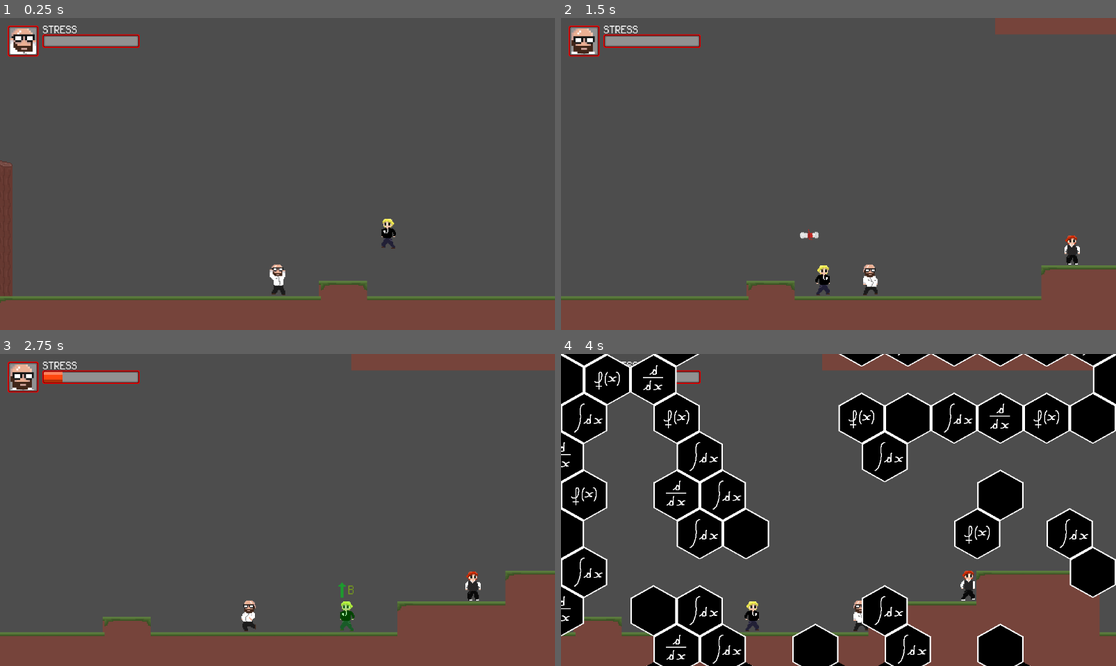
Above: before the commit, frames 1-4 (two rows, left to right).
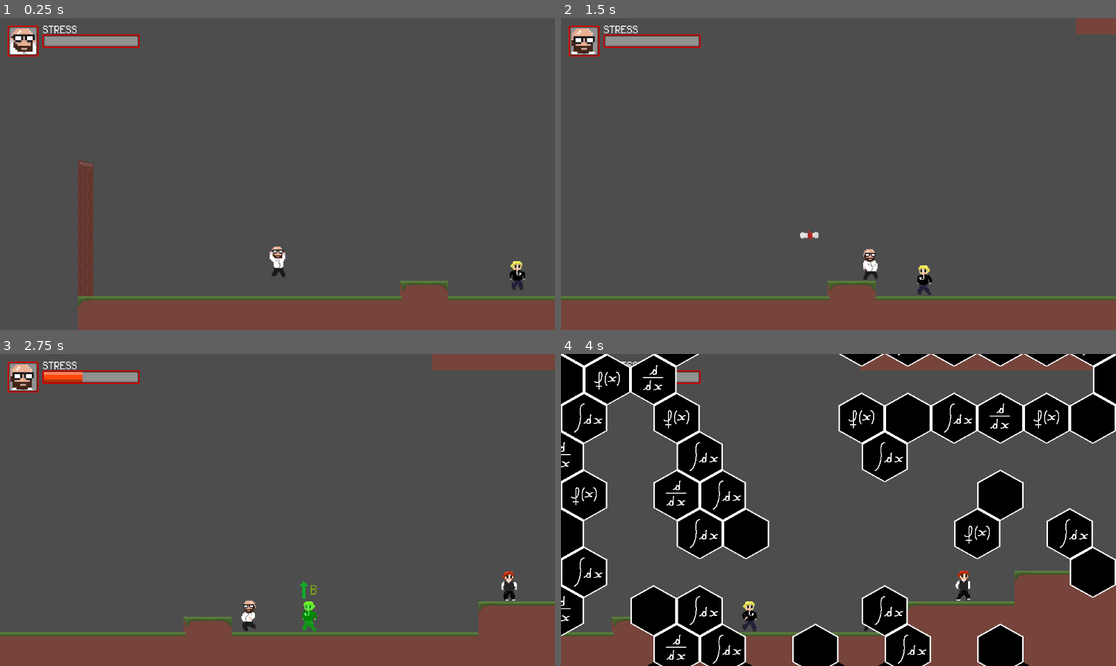
Above: after the commit, the same moments.

Repository: rddtz/training-gj
Game: Godot game, scene res://Scenes/main.tscn
Two runs of this game, one before a commit and one after it. Both use one fixed random seed, a clock stepped at 60 frames per second and the inputs below. This scene is started directly instead of the project's main scene. The engine's default icon, where the game draws it, is replaced by a stand-in: a white triangle on a blue panel in a dark square.
Inputs (mouse positions are in pixels of both pictures, inside the frame that each line leads up to):
- Up to frame 1 (0.25 s): no input
- Up to frame 2 (1.5 s): tap Enter (ui_accept) at 0.5 s; move the mouse to (960, 158) at 0.52 s; hold D (moveRight) from 0.53 s (still down); tap Space (jump) at 0.6, 0.77, 1.07 s; move the mouse to (727, 189) at 1.27 s; click (727, 189) at 1.35 s
- Up to frame 3 (2.75 s): tap Space (jump) at 1.52, 1.55, 1.82, 2.3 s; move the mouse to (333, 441) at 2.02 s; release D (moveRight) at 2.03 s; hold A (moveLeft) from 2.03 s (still down); hold U from 2.03 s (still down)
- Up to frame 4 (4 s): move the mouse to (810, 572) at 2.77 s; release A (moveLeft) at 2.78 s; release U at 2.78 s; hold D (moveRight) from 2.78 s (still down); tap J at 2.85 s; tap Space (jump) at 3.02, 3.05, 3.32, 3.6, 3.77 s; move the mouse to (1005, 556) at 3.52 s

The runs differ from the first frame. In frame 1, 5.4% of the frame differs, in the area x 0-95%, y 45-100%; in frame 2, 4.0%; in frame 3, 5.3%; in frame 4, 2.6%.

Commit message:
finalizações na lógica (salve rosa)

Diff:
--- a/Scenes/ataque.tscn
+++ b/Scenes/ataque.tscn
@@ -6,6 +6,45 @@
 
 [sub_resource type="RectangleShape2D" id="RectangleShape2D_wqwn6"]
 size = Vector2(20.5271, 8.86786)
+
+[sub_resource type="Animation" id="Animation_den0v"]
+length = 0.001
+tracks/0/type = "value"
+tracks/0/imported = false
+tracks/0/enabled = true
+tracks/0/path = NodePath("Sprite2D:modulate")
+tracks/0/interp = 1
+tracks/0/loop_wrap = true
+tracks/0/keys = {
+"times": PackedFloat32Array(0),
+"transitions": PackedFloat32Array(1),
+"update": 0,
+"values": [Color(1, 1, 1, 1)]
+}
+tracks/1/type = "value"
+tracks/1/imported = false
+tracks/1/enabled = true
+tracks/1/path = NodePath("CollisionShape2D:disabled")
+tracks/1/interp = 1
+tracks/1/loop_wrap = true
+tracks/1/keys = {
+"times": PackedFloat32Array(0),
+"transitions": PackedFloat32Array(1),
+"update": 1,
+"values": [false]
+}
+tracks/2/type = "value"
+tracks/2/imported = false
+tracks/2/enabled = true
+tracks/2/path = NodePath("AudioStreamPlayer2D:playing")
+tracks/2/interp = 1
+tracks/2/loop_wrap = true
+tracks/2/keys = {
+"times": PackedFloat32Array(0),
+"transitions": PackedFloat32Array(1),
+"update": 1,
+"values": [false]
+}
 
 [sub_resource type="Animation" id="Animation_8ccos"]
 resource_name = "destroy"
@@ -60,45 +99,6 @@
 }]
 }
 
-[sub_resource type="Animation" id="Animation_den0v"]
-length = 0.001
-tracks/0/type = "value"
-tracks/0/imported = false
-tracks/0/enabled = true
-tracks/0/path = NodePath("Sprite2D:modulate")
-tracks/0/interp = 1
-tracks/0/loop_wrap = true
-tracks/0/keys = {
-"times": PackedFloat32Array(0),
-"transitions": PackedFloat32Array(1),
-"update": 0,
-"values": [Color(1, 1, 1, 1)]
-}
-tracks/1/type = "value"
-tracks/1/imported = false
-tracks/1/enabled = true
-tracks/1/path = NodePath("CollisionShape2D:disabled")
-tracks/1/interp = 1
-tracks/1/loop_wrap = true
-tracks/1/keys = {
-"times": PackedFloat32Array(0),
-"transitions": PackedFloat32Array(1),
-"update": 1,
-"values": [false]
-}
-tracks/2/type = "value"
-tracks/2/imported = false
-tracks/2/enabled = true
-tracks/2/path = NodePath("AudioStreamPlayer2D:playing")
-tracks/2/interp = 1
-tracks/2/loop_wrap = true
-tracks/2/keys = {
-"times": PackedFloat32Array(0),
-"transitions": PackedFloat32Array(1),
-"update": 1,
-"values": [false]
-}
-
 [sub_resource type="AnimationLibrary" id="AnimationLibrary_bw2qk"]
 _data = {
 "RESET": SubResource("Animation_den0v"),
--- a/Scenes/inimigo_corajoso.tscn
+++ b/Scenes/inimigo_corajoso.tscn
@@ -223,6 +223,9 @@
 "up": SubResource("Animation_qo8fm")
 }
 
+[sub_resource type="RectangleShape2D" id="RectangleShape2D_n6nt1"]
+size = Vector2(102.5, 73.5)
+
 [node name="Inimigo_corajoso" type="CharacterBody2D" node_paths=PackedStringArray("grade_node")]
 collision_layer = 4
 script = ExtResource("1_gujwf")
@@ -254,4 +257,13 @@
 "": SubResource("AnimationLibrary_d2r4e")
 }
 
+[node name="area_de_stress" type="Area2D" parent="."]
+collision_mask = 3
+
+[node name="CollisionShape2D" type="CollisionShape2D" parent="area_de_stress"]
+shape = SubResource("RectangleShape2D_n6nt1")
+
 [connection signal="body_entered" from="Dano" to="." method="_on_dano_body_entered"]
+[connection signal="body_exited" from="Dano" to="." method="_on_dano_body_exited"]
+[connection signal="body_entered" from="area_de_stress" to="." method="_on_area_de_stress_body_entered"]
+[connection signal="body_exited" from="area_de_stress" to="." method="_on_area_de_stress_body_exited"]
--- a/Scenes/inimigo_medroso.tscn
+++ b/Scenes/inimigo_medroso.tscn
@@ -223,6 +223,9 @@
 "up": SubResource("Animation_qo8fm")
 }
 
+[sub_resource type="RectangleShape2D" id="RectangleShape2D_3eyu5"]
+size = Vector2(144.375, 112.25)
+
 [node name="Inimigo_medroso" type="CharacterBody2D"]
 collision_layer = 4
 script = ExtResource("1_758i6")
@@ -230,7 +233,7 @@
 [node name="AnimatedSprite2D" type="AnimatedSprite2D" parent="."]
 material = SubResource("ShaderMaterial_4qq4x")
 sprite_frames = SubResource("SpriteFrames_2qbeu")
-animation = &"idle"
+animation = &"caindo"
 autoplay = "idle"
 
 [node name="Física" type="CollisionShape2D" parent="."]
@@ -253,4 +256,14 @@
 "": SubResource("AnimationLibrary_d2r4e")
 }
 
+[node name="area_de_stress" type="Area2D" parent="."]
+collision_mask = 3
+
+[node name="CollisionShape2D" type="CollisionShape2D" parent="area_de_stress"]
+position = Vector2(0.1875, 0)
+shape = SubResource("RectangleShape2D_3eyu5")
+
 [connection signal="body_entered" from="Dano" to="." method="_on_dano_body_entered"]
+[connection signal="body_exited" from="Dano" to="." method="_on_dano_body_exited"]
+[connection signal="body_entered" from="area_de_stress" to="." method="_on_area_de_stress_body_entered"]
+[connection signal="body_exited" from="area_de_stress" to="." method="_on_area_de_stress_body_exited"]
--- a/Scenes/main.tscn
+++ b/Scenes/main.tscn
@@ -21,14 +21,14 @@
 [node name="Inimigos" type="Node" parent="."]
 
 [node name="Inimigo_corajoso" parent="Inimigos" instance=ExtResource("4_ca0fm")]
-position = Vector2(-20, -29)
+position = Vector2(16, 14)
 
 [node name="Inimigo_medroso" parent="Inimigos" instance=ExtResource("6_kn8rk")]
 position = Vector2(232, -59)
 
 [node name="Player" parent="." instance=ExtResource("2_gw71t")]
 unique_name_in_owner = true
-position = Vector2(-149, 23)
+position = Vector2(-233, 1)
 slide_on_ceiling = false
 
 [node name="AnimatedSprite2D" parent="Player" index="0"]
--- a/Scenes/player.tscn
+++ b/Scenes/player.tscn
@@ -10,6 +10,7 @@
 [ext_resource type="PackedScene" uid="uid://bta111bxbgh7p" path="res://Scenes/screen_shake.tscn" id="7_aqd8r"]
 [ext_resource type="PackedScene" uid="uid://bmcyiup8rwx72" path="res://Scenes/zoom.tscn" id="8_68l8d"]
 [ext_resource type="AudioStream" uid="uid://g7p12qalj3jj" path="res://Assets/sounds/sfx/sfx_scream.wav" id="10_8qmlw"]
+[ext_resource type="Script" path="res://Scripts/area_de_stress.gd" id="11_sr6u6"]
 
 [sub_resource type="AtlasTexture" id="AtlasTexture_j0rx8"]
 atlas = ExtResource("2_a8h5t")
@@ -88,7 +89,11 @@
 radius = 8.0
 height = 34.0
 
+[sub_resource type="RectangleShape2D" id="RectangleShape2D_1ebs4"]
+size = Vector2(307, 177.5)
+
 [node name="Player" type="CharacterBody2D"]
+z_index = 3
 collision_layer = 2
 script = ExtResource("1_f0khx")
 
@@ -125,5 +130,15 @@
 [node name="DeathSound" type="AudioStreamPlayer2D" parent="."]
 stream = ExtResource("10_8qmlw")
 
+[node name="Area_de_Stress" type="Area2D" parent="."]
+collision_mask = 5
+script = ExtResource("11_sr6u6")
+
+[node name="CollisionShape2D" type="CollisionShape2D" parent="Area_de_Stress"]
+position = Vector2(1, -22.75)
+shape = SubResource("RectangleShape2D_1ebs4")
+
 [connection signal="timeout" from="DeathTimer" to="." method="_on_death_timer_timeout"]
 [connection signal="timeout" from="ResetTimer" to="." method="_on_reset_timer_timeout"]
+[connection signal="body_entered" from="Area_de_Stress" to="." method="_on_area_de_stress_body_entered"]
+[connection signal="body_exited" from="Area_de_Stress" to="." method="_on_area_de_stress_body_exited"]
--- /dev/null
+++ b/Scripts/area_de_stress.gd
@@ -0,0 +1,11 @@
+extends Area2D
+
+
+# Called when the node enters the scene tree for the first time.
+func _ready() -> void:
+	pass # Replace with function body.
+
+
+# Called every frame. 'delta' is the elapsed time since the previous frame.
+func _process(delta: float) -> void:
+	pass
--- a/Scripts/ataque.gd
+++ b/Scripts/ataque.gd
@@ -28,5 +28,8 @@
 			body.animation_player.stop()
 			body.animation_player.play("hit")
 			destroy()
+		if body.vida == 0:
+			body.animation_player.play("caindo")
+			body.state = 0
 	elif body.name != "Player":
 		destroy()
--- a/Scripts/inimigo.gd
+++ b/Scripts/inimigo.gd
@@ -9,11 +9,18 @@
 const ACCELERATION = 15
 const FRICTION = 30
 
+const VIVO = 1
+const MORTO = 0
+
+var atacano := false
+var state := 1
 @export var grade_node : Node2D
 var vida := 1
 var maxvida := 3
+var primeira_vez := 1
+var objeto : Node2D
 @onready var animation_player: AnimationPlayer = $AnimationPlayer
-
+var estressando := false
 
 func _ready() -> void:
 	#grade_node.change_grade()
@@ -22,38 +29,75 @@
 # Called every frame. 'delta' is the elapsed time since the previous frame.
 func _physics_process(delta: float) -> void:
 
-	if not is_on_floor(): velocity += get_gravity() * delta
+	if state == VIVO:
 
-	if player.position.x < position.x: direction = -1
-	else: if player.position.x > position.x: direction = 1
-	else: direction = 0
+		if not is_on_floor(): velocity += get_gravity() * delta
 
-	if absi(player.position.x - position.x) < 1 and vida == maxvida:
-		direction = 0
-		velocity.x = 0
+		if player.position.x < position.x and position.x - player.position.x < 150: direction = -1
+		else: if player.position.x > position.x and player.position.x - position.x < 150: direction = 1
+		else: direction = 0
 
-	if direction: velocity.x = velocity.move_toward(MOVEMENT_SPEED * direction, ACCELERATION).x
-	else: velocity.x = 0
+		if absi(player.position.x - position.x) < 1 and vida == maxvida:
+			direction = 0
+			velocity.x = 0
 
-	if direction == -1: $AnimatedSprite2D.flip_h = true
-	if direction == 1: $AnimatedSprite2D.flip_h = false
-	# sprites de andar e ficar parado
-	if direction != 0: $AnimatedSprite2D.play("walk")
-	else: $AnimatedSprite2D.play("idle")
+		if direction: velocity.x = velocity.move_toward(MOVEMENT_SPEED * direction, ACCELERATION).x
+		else: velocity.x = 0
 
-	move_and_slide()
+		if direction == -1: $AnimatedSprite2D.flip_h = true
+		if direction == 1: $AnimatedSprite2D.flip_h = false
+		# sprites de andar e ficar parado
+		if direction != 0: $AnimatedSprite2D.play("walk")
+		else: $AnimatedSprite2D.play("idle")
+
+		move_and_slide()
 	#if direction != 0: 	position.x += direction * SPEED * delta
+	if atacano:
+		if objeto.name == 'Player' and objeto.inv == 0:
+			objeto.inv = 60
+			objeto.stress_index += 25
+			if vida < maxvida:
+				vida += 1
+			#Rodando a animacao de aparecer a nota
+			grade_node.up()
+			#Rodando a animacao de deixar verde
+			animation_player.stop()
+			animation_player.play("up")
+			#Screenshake
+			Global.screen_shake(10.0)
 
+
+	if estressando == true:
+		objeto.stress_index += 8*delta
+
+
+	if state == MORTO:
+		if primeira_vez == 1:
+			estressando = false
+			atacano = false
+			$AnimatedSprite2D.play("reprovado")
+			primeira_vez = 0
 
 func _on_dano_body_entered(body: Node2D) -> void:
 	# Ativar o dano
-	if body.name == 'Player':
-		if vida < maxvida:
-			vida += 1
-		#Rodando a animacao de aparecer a nota
-		grade_node.up()
-		#Rodando a animacao de deixar verde
-		animation_player.stop()
-		animation_player.play("up")
-		#Screenshake
-		Global.screen_shake(10.0)
+	if state == VIVO:
+		atacano = true
+		objeto = body
+
+func _on_dano_body_exited(body: Node2D) -> void:
+
+	atacano = false
+	if vida > 0:
+		state = VIVO
+	else:
+		state = MORTO
+
+func _on_area_de_stress_body_entered(body: Node2D) -> void:
+	if body.name == "Player" and state == VIVO:
+		objeto = body
+		estressando = true
+
+
+func _on_area_de_stress_body_exited(body: Node2D) -> void:
+	if body.name == "Player":
+		estressando = false
--- a/Scripts/inimigo_medroso.gd
+++ b/Scripts/inimigo_medroso.gd
@@ -9,11 +9,23 @@
 const ACCELERATION = 15
 const FRICTION = 30
 
+
+const SARRANDO = 2
+const VIVO = 1
+const MORTO = 0
+
+var atacano := false
+var state := 1
+
+var objeto : Node2D
+var primeira_vez := 1
+
 @onready var grade_node: Node2D = $GradeEnemy
 #@export var grade_node : Node2D
 var vida := 1
 var maxvida := 3
 @onready var animation_player: AnimationPlayer = $AnimationPlayer
+var estressando := false
 
 
 func _ready() -> void:
@@ -23,32 +35,70 @@
 # Called every frame. 'delta' is the elapsed time since the previous frame.
 func _physics_process(delta: float) -> void:
 
-	if not is_on_floor(): velocity += get_gravity() * delta
+	if state == VIVO:
+		if not is_on_floor(): velocity += get_gravity() * delta
 
-	if player.position.x < position.x and position.x - player.position.x < 150: direction = 1
-	else: if player.position.x > position.x and player.position.x - position.x < 150: direction = -1
-	else: direction = 0
+		if player.position.x < position.x and position.x - player.position.x < 150: direction = 1
+		else: if player.position.x > position.x and player.position.x - position.x < 150: direction = -1
+		else: direction = 0
 
-	if direction: velocity.x = velocity.move_toward(MOVEMENT_SPEED * direction, ACCELERATION).x
-	else: velocity.x = 0
+		if direction: velocity.x = velocity.move_toward(MOVEMENT_SPEED * direction, ACCELERATION).x
+		else: velocity.x = 0
 
-	if direction == -1: $AnimatedSprite2D.flip_h = true
-	if direction == 1: $AnimatedSprite2D.flip_h = false
-	# sprites de andar e ficar parado
-	if direction != 0: $AnimatedSprite2D.play("walk")
-	else: $AnimatedSprite2D.play("idle")
+		if direction == -1: $AnimatedSprite2D.flip_h = true
+		if direction == 1: $AnimatedSprite2D.flip_h = false
+		# sprites de andar e ficar parado
+		if direction != 0: $AnimatedSprite2D.play("walk")
+		else: $AnimatedSprite2D.play("idle")
 
-	move_and_slide()
+		move_and_slide()
 	#if direction != 0: 	position.x += direction * SPEED * delta
 
+	if atacano:
+		if objeto.name == 'Player' and objeto.inv == 0:
+			objeto.inv = 60
+			objeto.stress_index += 25
+			if vida < maxvida:
+				vida += 1
+			#Rodando a animacao de aparecer a nota
+			grade_node.up()
+			#Rodando a animacao de deixar verde
+			animation_player.stop()
+			animation_player.play("up")
+			#Screenshake
+			Global.screen_shake(10.0)
+
+	if estressando == true:
+		objeto.stress_index += 10*delta
+
+	if state == MORTO:
+		if primeira_vez == 1:
+			estressando = false
+			atacano = false
+			$AnimatedSprite2D.play("reprovado")
+			primeira_vez = 0
 
 func _on_dano_body_entered(body: Node2D) -> void:
 	# Ativar o dano
-	if body.name == 'Player':
-		if vida < maxvida:
-			vida += 1
-		#Rodando a animacao de aparecer a nota
-		grade_node.up()
-		#Rodando a animacao de deixar verde
-		animation_player.stop()
-		animation_player.play("up")
+	if state == VIVO:
+		atacano = true
+		objeto = body
+
+
+func _on_dano_body_exited(body: Node2D) -> void:
+
+	atacano = false
+	if vida > 0:
+		state = VIVO
+	else:
+		state = MORTO
+
+func _on_area_de_stress_body_entered(body: Node2D) -> void:
+	if body.name == "Player" and state == VIVO:
+		objeto = body
+		estressando = true
+
+
+func _on_area_de_stress_body_exited(body: Node2D) -> void:
+	if body.name == "Player":
+		estressando = false
--- a/Scripts/player.gd
+++ b/Scripts/player.gd
@@ -3,9 +3,12 @@
 const MOVEMENT_SPEED = Vector2(200.0, -400.0)
 const ACCELERATION = 30
 const FRICTION = 30
+const MAX_BUFFER = 5
 
 var stress_max := 100
-var stress_index := 0
+var stress_index := 0.0
+var pulo := MAX_BUFFER
+var inv := 0
 
 @onready var animated_sprite_2d: AnimatedSprite2D = $AnimatedSprite2D
 @onready var death_timer: Timer = $DeathTimer
@@ -14,24 +17,40 @@
 @onready var reset_timer: Timer = $ResetTimer
 @onready var death_sound: AudioStreamPlayer2D = $DeathSound
 var death_sound_played := false
+var enemy_in_sight := false
+
+var objeto : Node2D
 
 func _physics_process(delta: float) -> void:
 	# adiciona a gravidade
-	if not is_on_floor(): velocity += get_gravity() * delta
-	# pula
-	if Input.is_action_just_pressed("jump") and is_on_floor():
-		velocity.y = MOVEMENT_SPEED.y
-	# direction = direção no eixo x da movimentação (-1,1)
-	var direction := Input.get_axis("moveLeft", "moveRight")
-	# se input != 0, aplica aceleração à velocidade
-	if direction: velocity.x = velocity.move_toward(MOVEMENT_SPEED * direction, ACCELERATION).x
-	# se input == 0, aplica fricção à velocidade
-	else: velocity.x = velocity.move_toward(Vector2.ZERO, FRICTION).x
-	playSprite(velocity, direction)
 
-	death()
+	if stress_index < stress_max:
 
-	move_and_slide()
+		if stress_index > 0:
+			stress_index -= 2*delta
+
+		if inv > 0:
+			inv -= delta
+
+		if not is_on_floor():
+			velocity += get_gravity() * delta
+			pulo -= 1 * delta
+		else:
+			pulo = MAX_BUFFER
+		# pula
+		if Input.is_action_just_pressed("jump") and (is_on_floor() or pulo > 0):
+			velocity.y = MOVEMENT_SPEED.y
+		# direction = direção no eixo x da movimentação (-1,1)
+		var direction := Input.get_axis("moveLeft", "moveRight")
+		# se input != 0, aplica aceleração à velocidade
+		if direction: velocity.x = velocity.move_toward(MOVEMENT_SPEED * direction, ACCELERATION).x
+		# se input == 0, aplica fricção à velocidade
+		else: velocity.x = velocity.move_toward(Vector2.ZERO, FRICTION).x
+		playSprite(velocity, direction)
+
+		move_and_slide()
+	else:
+		death()
 
 func get_mouse_angle() -> float:
 	var theta := atan2(get_local_mouse_position().y, get_local_mouse_position().x)
Not shown: 1 places in Scenes/inimigo_corajoso.tscn that only renumber resources
Not shown: 1 places in Scenes/inimigo_medroso.tscn that only renumber resources
Not shown: 1 places in Scenes/main.tscn that only renumber resources
Not shown: 1 places in Scenes/player.tscn that only renumber resources
